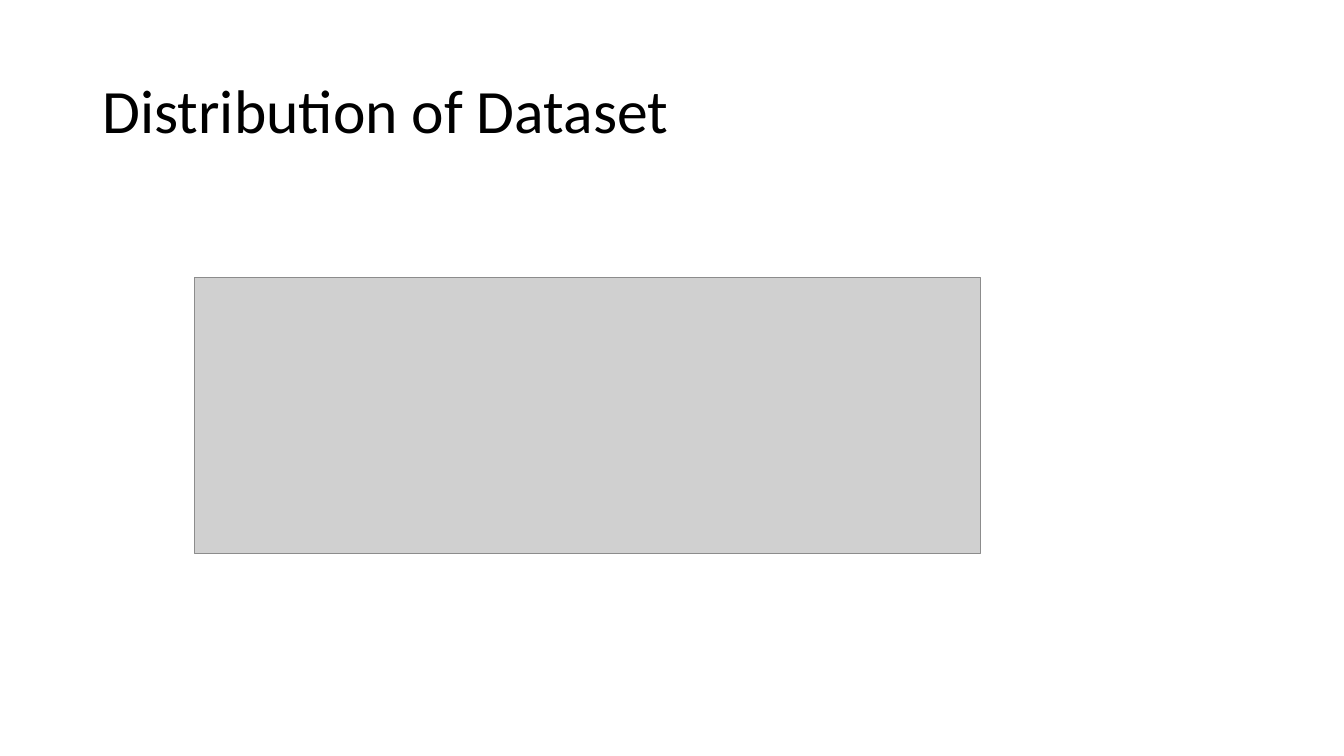
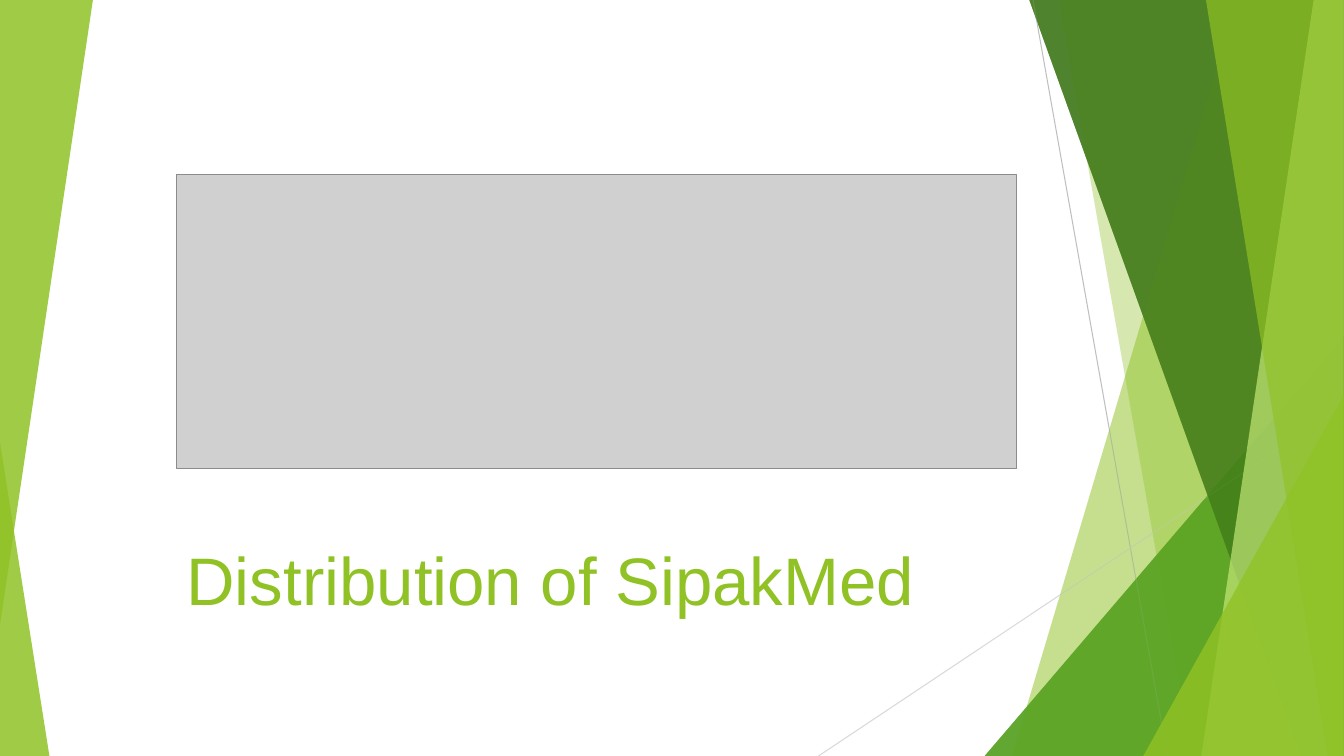
Before and after one commit to nhatthuan97/Qualifying_Final, a slide deck: slide 17 of Presentation.pptx. Drawn at 1344x756 pixels with LibreOffice and Linux fonts; fonts in the diff are those of the drawing; grey boxes stand for pictures. Boxes give left, top, right and bottom in pixels: in the first picture for what was removed or moved away, otherwise in the second. Text is boxed around its words. In the diff, an @@ line names an element or a change of style, - is before the commit and + after.

```diff
--- a/Presentation.pptx
+++ b/Presentation.pptx
@@ group added at bbox=[0, 0, 1344, 756]: 5 freeform shapes, 3 triangles, 2 lines @@
@@ picture: place and size @@
-picture at bbox=[195, 277, 981, 554]
+picture at bbox=[176, 174, 1017, 469]
@@ group added at bbox=[0, 0, 1344, 756]: 5 freeform shapes, 3 triangles @@
@@ title "Distribution of SipakMed" at bbox=[186, 556, 915, 618]: vertical alignment middle to bottom @@
@@ title at bbox=[186, 556, 915, 618]: text changed; size 44 to 48 pt; font Calibri to Arial; text colour #000000 to #90C226 @@
-Distribution of Dataset
+Distribution of SipakMed
```
Also in this commit, not shown: 42 other slides changed, 1 slide added.
